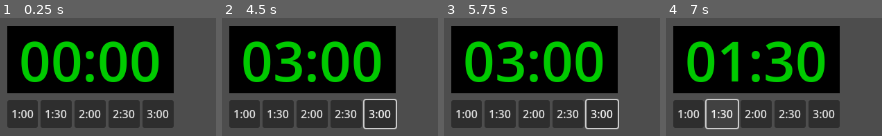
Above: before the commit, frames 1-4 (left to right).
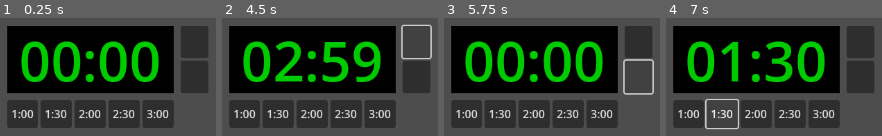
Above: after the commit, the same moments.

Repository: jonatas57/placar-morganti
Game: Godot game, scene res://control.tscn
Same seed, same stepped clock (60 frames per second), same inputs: the game is played once before the commit and once after it.
Inputs (mouse positions are in pixels of both pictures, inside the frame that each line leads up to):
- Up to frame 1 (0.25 s): no input
- Up to frame 2 (4.5 s): click "1:00" at 0.5 s; click "1:30" at 1.25 s; click "2:00" at 2 s; click "2:30" at 2.75 s; click "3:00" at 3.5 s; click (416, 41) at 4.27 s
- Up to frame 3 (5.75 s): click (638, 77) at 5.02 s
- Up to frame 4 (7 s): click "1:00" at 5.75 s; click "1:30" at 6.5 s

The runs differ from the first frame. In frame 1, 6.7% of the frame differs, in the area x 83-97%, y 6-64%; in frame 2, 9.8%, in the area x 24-98%, y 5-95%; in frame 3, 6.9%; in frame 4, 6.7%.

Commit message:
feat: adiciona botões de controle do tempo

Diff:
--- a/control.tscn
+++ b/control.tscn
@@ -48,7 +48,7 @@
 horizontal_alignment = 1
 vertical_alignment = 1
 
-[node name="HBoxContainer" type="HBoxContainer" parent="TimerArea"]
+[node name="TimeButtons" type="HBoxContainer" parent="TimerArea"]
 layout_mode = 1
 anchors_preset = -1
 anchor_top = 1.0
@@ -58,32 +58,49 @@
 offset_bottom = 50.0
 alignment = 1
 
-[node name="Button" type="Button" parent="TimerArea/HBoxContainer"]
+[node name="Button" type="Button" parent="TimerArea/TimeButtons"]
 layout_mode = 2
 size_flags_horizontal = 3
 text = "1:00"
 metadata/value = 60
 
-[node name="Button2" type="Button" parent="TimerArea/HBoxContainer"]
+[node name="Button2" type="Button" parent="TimerArea/TimeButtons"]
 layout_mode = 2
 size_flags_horizontal = 3
 text = "1:30"
 metadata/value = 90
 
-[node name="Button3" type="Button" parent="TimerArea/HBoxContainer"]
+[node name="Button3" type="Button" parent="TimerArea/TimeButtons"]
 layout_mode = 2
 size_flags_horizontal = 3
 text = "2:00"
 metadata/value = 120
 
-[node name="Button4" type="Button" parent="TimerArea/HBoxContainer"]
+[node name="Button4" type="Button" parent="TimerArea/TimeButtons"]
 layout_mode = 2
 size_flags_horizontal = 3
 text = "2:30"
 metadata/value = 150
 
-[node name="Button5" type="Button" parent="TimerArea/HBoxContainer"]
+[node name="Button5" type="Button" parent="TimerArea/TimeButtons"]
 layout_mode = 2
 size_flags_horizontal = 3
 text = "3:00"
 metadata/value = 180
+
+[node name="TimeControls" type="VBoxContainer" parent="TimerArea"]
+layout_mode = 1
+anchors_preset = -1
+anchor_left = 1.0
+anchor_right = 1.0
+anchor_bottom = 1.0
+offset_left = 10.0
+offset_right = 50.0
+
+[node name="StartPause" type="Button" parent="TimerArea/TimeControls"]
+layout_mode = 2
+size_flags_vertical = 3
+
+[node name="Stop" type="Button" parent="TimerArea/TimeControls"]
+layout_mode = 2
+size_flags_vertical = 3
--- a/controlScreen.gd
+++ b/controlScreen.gd
@@ -1,7 +1,7 @@
 extends Control
 
 @onready var timer = $TimerArea
-@onready var timeButtons = $TimerArea/HBoxContainer
+@onready var timeButtons = $TimerArea/TimeButtons
 
 func _ready() -> void:
 	for button in timeButtons.get_children():
--- a/timer.gd
+++ b/timer.gd
@@ -1,27 +1,39 @@
 extends Control
 
 @onready var label = $Timer
+@onready var playButton = $TimeControls/StartPause
+@onready var stopButton = $TimeControls/Stop
 
 var time: float = 0
 var paused: bool = true
 
 func _ready() -> void:
-	pass # Replace with function body.
-
+	playButton.connect("pressed", self.pause_resume)
+	stopButton.connect("pressed", self.reset)
 
 func _process(delta: float) -> void:
-	if paused:
+	if self.paused:
 		return
 
 	time -= delta
-	self.set_time(time)
+	if time < 0:
+		time = 0
+		self.paused = true
+	self.set_time(time, false)
 
-func set_time(time):
+func set_time(time, pause_time = true):
 	self.time = time
-	self.paused = true
+	if pause_time:
+		self.paused = true
 	label.text = format_time(time)
 
 func format_time(time: float) -> String:
 	var minutes = int(time / 60)
 	var seconds = int(time) % 60
 	return "%02d:%02d" % [minutes, seconds]
+
+func pause_resume():
+	self.paused = !self.paused
+
+func reset():
+	self.set_time(0)
